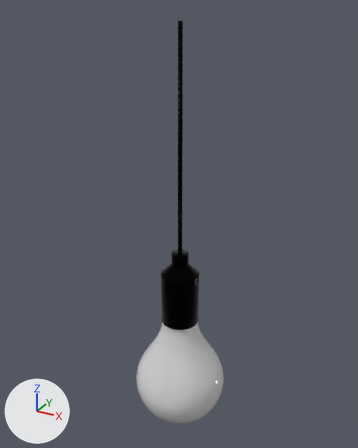
The FBX model data/model/room/fbx/LightBulb.fbx as it was, and as the next commit left it.
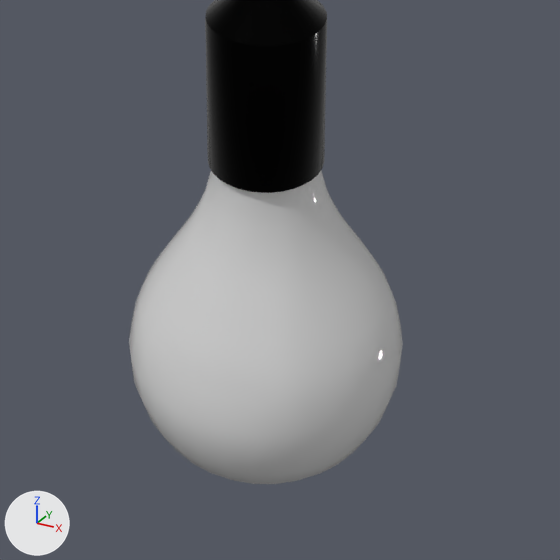
Each version appears first whole from a camera (50 mm lens) standing at (0.376, -0.686, 0.02) and looking at (-0.009, 0.015, -0.331), and next in a close-up on the part from 26% to 77% of the width and 60% to 100% of the height. Arrows for +X, +Y and +Z are at lower left; the lights stay in place. Where no turn or scale is listed for an object, it has been applied to the vertices.

The scene before the commit, as lines of its bpy script (objects in view):
```python
me_cilindro = bpy.data.meshes.new('Cilindro')
me_cilindro.from_pydata(...)  # 512 vertices, 481 faces; spans x -0.034..0.036, y -0.035..0.035, z -0.517..0.0
me_cilindro.materials.append(mat_light_bulb)  # black #0d0d0d
me_esfera_uv = bpy.data.meshes.new('Esfera UV')
me_esfera_uv.from_pydata(...)  # 3684 vertices, 3614 faces; spans x -0.086..0.088, y -0.087..0.087, z -0.237..0.032
# faces by material slot: [608, 2650, 32, 204, 120]
me_esfera_uv.materials.append(mat_glass)  # light grey #d3d3d3
me_esfera_uv.materials.append(mat_light_bulb_001)  # light grey #c5c5c5
me_esfera_uv.materials.append(mat_light_bulb)  # black #0d0d0d
me_esfera_uv.materials.append(mat_lamp_accesses)  # white #e7e7e7
me_esfera_uv.materials.append(mat_issuer)  # orange #ffb534
ob_lightbulb = bpy.data.objects.new('LightBulb', me_esfera_uv)
ob_lightbulb.location = (0.0, 0.0, -0.5)
ob_line = bpy.data.objects.new('Line', me_cilindro)
ob_line.location = (0.0, 0.0, 0.0)
```
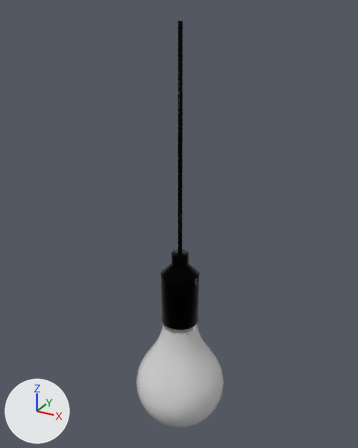
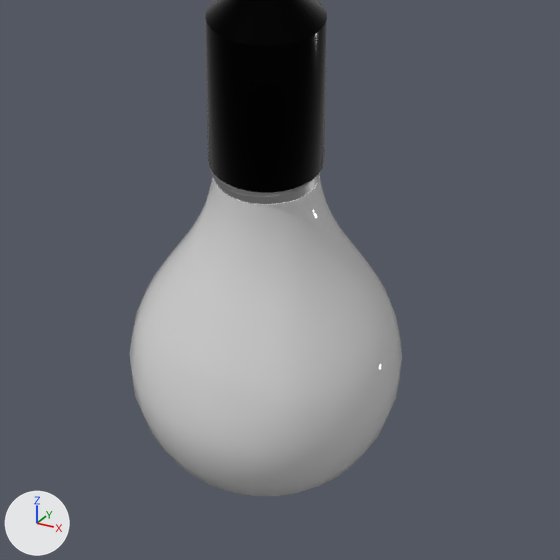
What differs and where, as boxes (x1, y1, x2, y2) in the close-ups (560 x 560 px):
```json
{"object": "LightBulb", "change": "moved", "before": [129, 171, 403, 484], "after": [129, 164, 402, 496]}
```

Edits to the scene script, one JSON object a line:
```json
{"block": "me_esfera_uv", "where": "me_esfera_uv.from_pydata(...)  # 3684 vertices, 3614 faces; spans x -0.086..0.088, y -0.087..0.087, z -0.237..0.032"}
{"block": "me_esfera_uv", "where": "# used by ob_lightbulb; location = (0.0, 0.0, -0.5)"}
{"block": "me_esfera_uv", "change": "me_esfera_uv part 1: the whole mesh is moved by (0.0, 0.0, 0.24)"}
{"op": "set", "path": "ob_lightbulb.location", "old": "(0.0, 0.0, -0.5)", "new": "(0.0, 0.0, -0.75)"}
```
